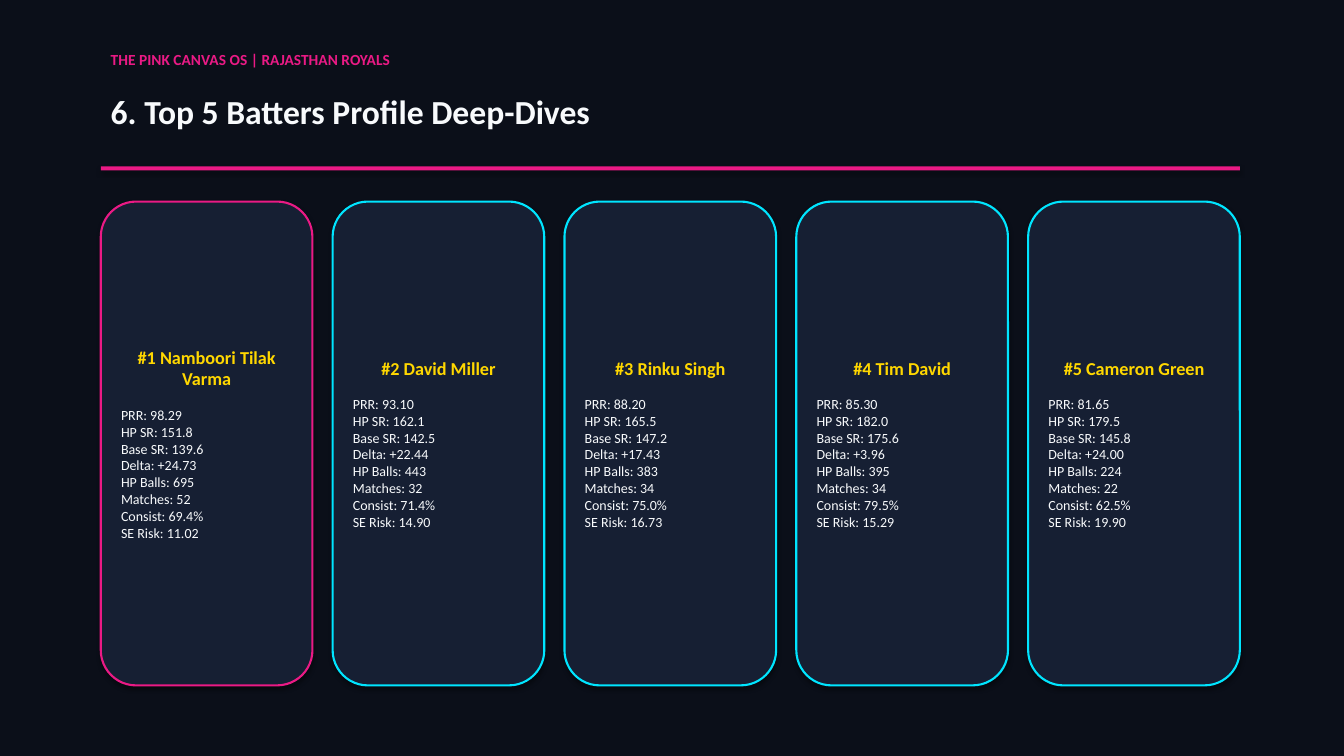
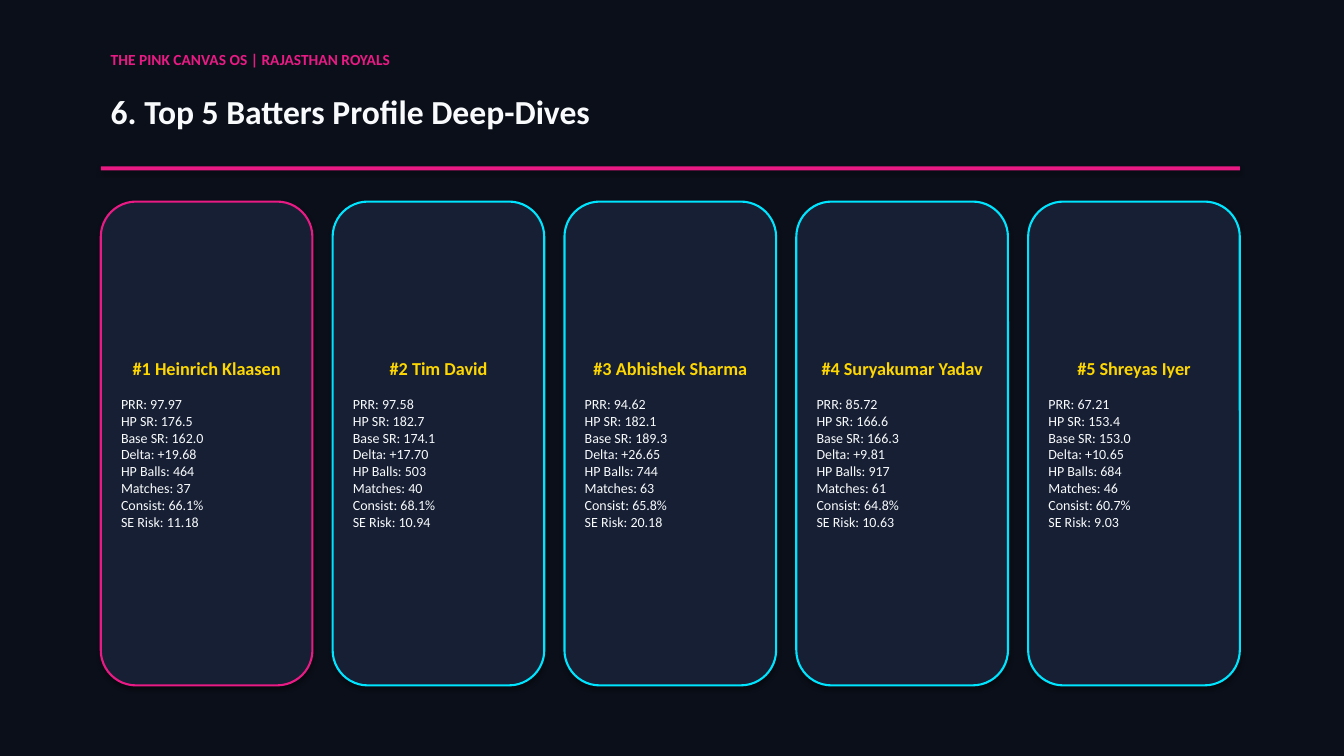
Before and after one commit to passionate-coder26/SupeRR-selector, a slide deck: slide 7 of assets/SupeRR_Selector_S2_Methodology_Report.pptx. Drawn at 1344x756 pixels with LibreOffice and Linux fonts; fonts in the diff are those of the drawing. Boxes give left, top, right and bottom in pixels: in the first picture for what was removed or moved away, otherwise in the second. Text is boxed around its words. In the diff, an @@ line names an element or a change of style, - is before the commit and + after.

```diff
--- a/assets/SupeRR_Selector_S2_Methodology_Report.pptx
+++ b/assets/SupeRR_Selector_S2_Methodology_Report.pptx
@@ text in rounded rectangle at (121, 362, 280, 527): text changed @@
-#1 Namboori Tilak Varma
-PRR: 98.29
-HP SR: 151.8
-Base SR: 139.6
-Delta: +24.73
-HP Balls: 695
-Matches: 52
-Consist: 69.4%
-SE Risk: 11.02
+#1 Heinrich Klaasen
+PRR: 97.97
+HP SR: 176.5
+Base SR: 162.0
+Delta: +19.68
+HP Balls: 464
+Matches: 37
+Consist: 66.1%
+SE Risk: 11.18
@@ text in rounded rectangle at (353, 362, 487, 527): text changed @@
-#2 David Miller
-PRR: 93.10
-HP SR: 162.1
-Base SR: 142.5
-Delta: +22.44
-HP Balls: 443
-Matches: 32
-Consist: 71.4%
-SE Risk: 14.90
+#2 Tim David
+PRR: 97.58
+HP SR: 182.7
+Base SR: 174.1
+Delta: +17.70
+HP Balls: 503
+Matches: 40
+Consist: 68.1%
+SE Risk: 10.94
@@ text in rounded rectangle at (585, 362, 748, 527): text changed @@
-#3 Rinku Singh
-PRR: 88.20
-HP SR: 165.5
-Base SR: 147.2
-Delta: +17.43
-HP Balls: 383
-Matches: 34
-Consist: 75.0%
-SE Risk: 16.73
+#3 Abhishek Sharma
+PRR: 94.62
+HP SR: 182.1
+Base SR: 189.3
+Delta: +26.65
+HP Balls: 744
+Matches: 63
+Consist: 65.8%
+SE Risk: 20.18
@@ text in rounded rectangle at (817, 362, 983, 527): text changed @@
-#4 Tim David
-PRR: 85.30
-HP SR: 182.0
-Base SR: 175.6
-Delta: +3.96
-HP Balls: 395
-Matches: 34
-Consist: 79.5%
-SE Risk: 15.29
+#4 Suryakumar Yadav
+PRR: 85.72
+HP SR: 166.6
+Base SR: 166.3
+Delta: +9.81
+HP Balls: 917
+Matches: 61
+Consist: 64.8%
+SE Risk: 10.63
@@ text in rounded rectangle at (1048, 362, 1191, 527): text changed @@
-#5 Cameron Green
-PRR: 81.65
-HP SR: 179.5
-Base SR: 145.8
-Delta: +24.00
-HP Balls: 224
-Matches: 22
-Consist: 62.5%
-SE Risk: 19.90
+#5 Shreyas Iyer
+PRR: 67.21
+HP SR: 153.4
+Base SR: 153.0
+Delta: +10.65
+HP Balls: 684
+Matches: 46
+Consist: 60.7%
+SE Risk: 9.03
```
Also in this commit, not shown: 8 other slides changed, 14 other files.
